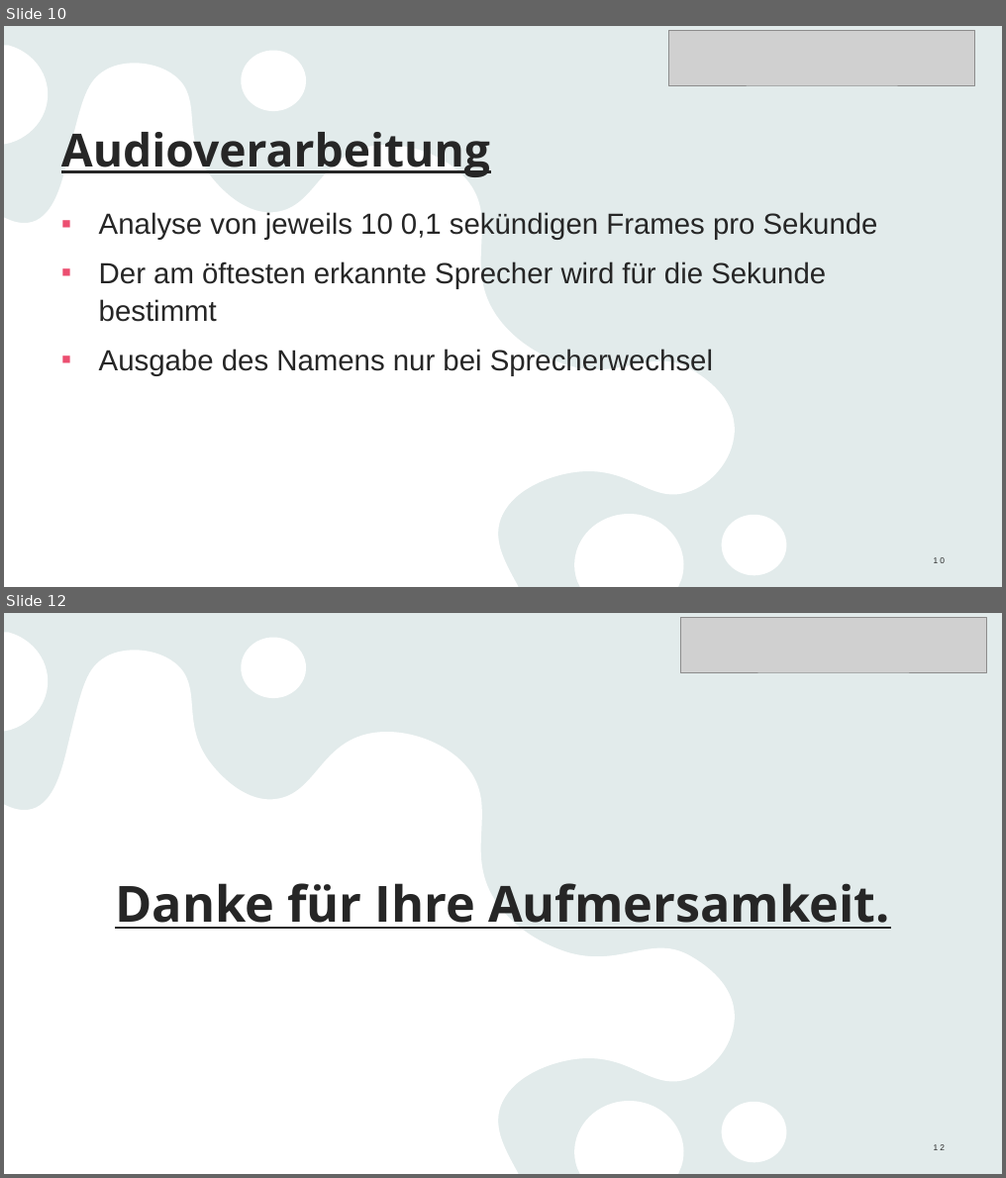
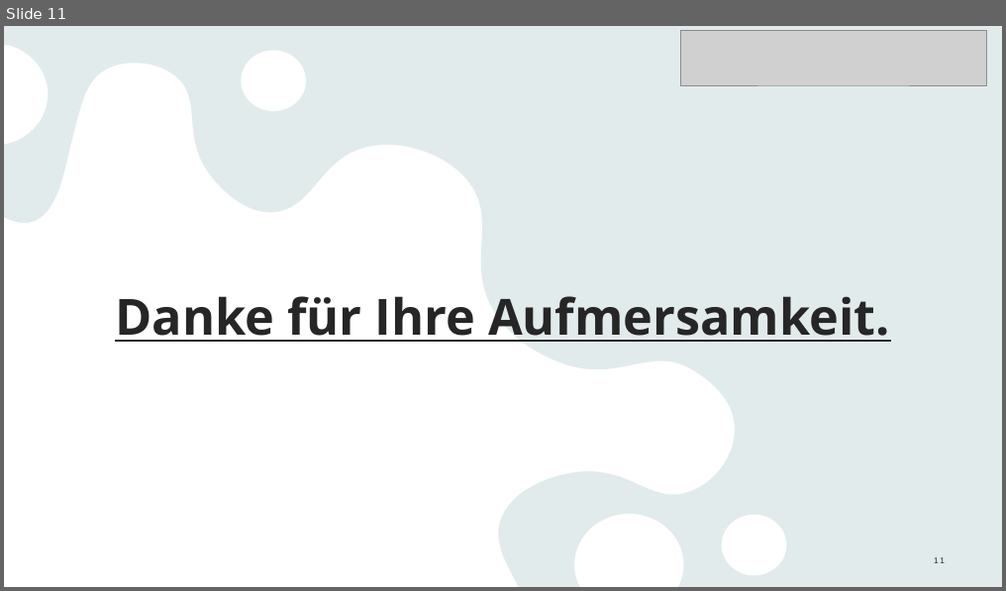
Before and after one commit to Linelle-7/Sprecherkennung-Deep-Learning-, a slide deck: VoiceRecognition_Zwischenstand .pptx. Shown one above the other, each under a label of ours: slides 10 and 12 before the commit, slide 11 after it; the slides between them are not shown. The pictures are 1006x1178 and 1006x591 pixels, drawn with LibreOffice and Linux fonts; fonts in the diff are those of the drawing; grey boxes stand for pictures. Boxes give left, top, right and bottom in pixels: in the first picture for what was removed or moved away, otherwise in the second. Text is boxed around its words. In the diff, an @@ line names an element or a change of style, - is before the commit and + after.

```diff
--- a/VoiceRecognition_Zwischenstand .pptx
+++ b/VoiceRecognition_Zwischenstand .pptx
@@ slide 10 removed at box(4, 26, 1002, 587), background #E9F3F3; not listed: 2 template elements that a slide beside it also shows @@
@@ picture removed at box(669, 30, 976, 85) @@
@@ title removed at box(61, 132, 490, 177) @@
-Audioverarbeitung
@@ text removed at box(99, 212, 878, 376) @@
-▪ Analyse von jeweils 10 0,1 sekündigen Frames pro Sekunde
-▪ Der am öftesten erkannte Sprecher wird für die Sekunde bestimmt
-▪ Ausgabe des Namens nur bei Sprecherwechsel
@@ page number removed at box(934, 558, 944, 564) @@
-10
@@ what was slide 12 is now slide 11 @@
@@ page number at box(934, 558, 944, 564): text changed @@
-12
+11
```
Also in this commit, not shown: 6 slides changed, 3 slides added, 3 other slides removed.
